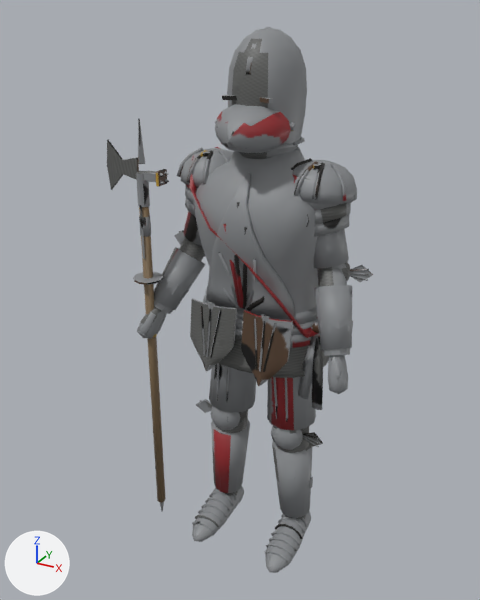
Two versions of the FBX model Assets/Models/ArtBible/Enemies/Late/GothicManAtArms/GothicManAtArms.fbx, one commit apart.
Before and after are seen from a 50 mm lens placed at (1.0, -2.0, 2.005), pointed at (-0.093, -0.014, 1.012). Every picture has the same lights, and +X, +Y and +Z are marked at lower left. The first picture is the older version.

The older version as bpy lines, for what is in view:
```python
me_gothicmanatarms = bpy.data.meshes.new('GothicManAtArms')
me_gothicmanatarms.from_pydata(...)  # 4292 vertices, 3865 faces; spans x -0.54..0.39, y -0.26..0.21, z 0.0..1.95
me_gothicmanatarms.materials.append(mat_gothicmanatarms)
ob_gothicmanatarms = bpy.data.objects.new('GothicManAtArms', me_gothicmanatarms)
ob_gothicmanatarms.location = (0.0, 0.0, 0.0)
```
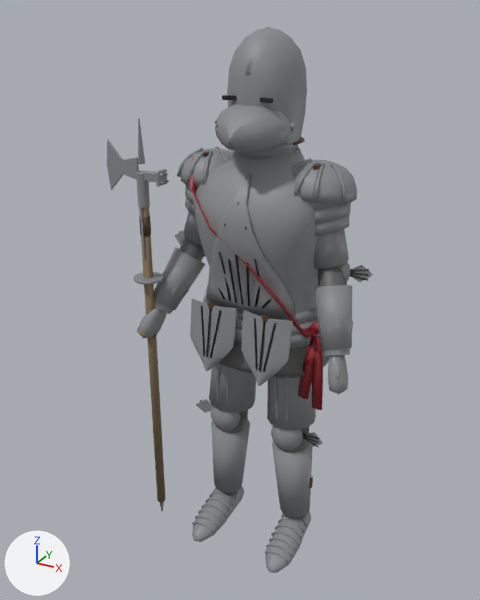
Boxes (x1, y1, x2, y2) around the edits, measured in the pictures (480 x 600 px; the box of a moved part takes in the faces that stretch with it):
part 1 of me_gothicmanatarms, moved or reshaped: before (218, 202, 265, 311); after (218, 202, 271, 309)
part 2 of me_gothicmanatarms, surface changed: (107, 36, 371, 553) in both

What the commit changed:
me_gothicmanatarms has 4292 vertices, 3865 faces and spans x -0.54..0.39, y -0.26..0.21, z 0.0..1.95.
me_gothicmanatarms is used by ob_gothicmanatarms; location (0.0, 0.0, 0.0).
Part 1, on me_gothicmanatarms:
12 vertices are removed from x -0.08..0.08, y -0.22..-0.16, z 1.06..1.37.
34 faces are deleted.
6 vertices in x 0.01..0.05, y -0.19..-0.16, z 1.06..1.21 move by (0.02, 0.0, 0.01).
4 vertices in x -0.05..-0.04, y -0.17..-0.16, z 1.16 move by (-0.02, 0.0, 0.01).
4 vertices in x -0.03..-0.01, y -0.19..-0.17, z 1.06..1.21 move by (-0.01, 0.0, 0.01).
4 vertices in x -0.01..0.01, y -0.21..-0.17, z 1.06..1.25 move by (0.0, 0.0, 0.01).
3 vertices in x 0.01..0.02, y -0.19..-0.17, z 1.06..1.21 move by (0.01, 0.0, 0.01).
27 vertices move from x -0.08..0.08, y -0.2..-0.16, z 1.05..1.25 to x -0.1..0.1, y -0.21..-0.15, z 1.07..1.26.
12 vertices are added at x -0.1..0.1, y -0.21..-0.15, z 1.07..1.37.
34 new faces join them.
me_gothicmanatarms part 2: 2757 kept faces spanning x -0.54..0.39, y -0.26..0.21, z 0.0..1.95 get new texture (UV) coordinates.
